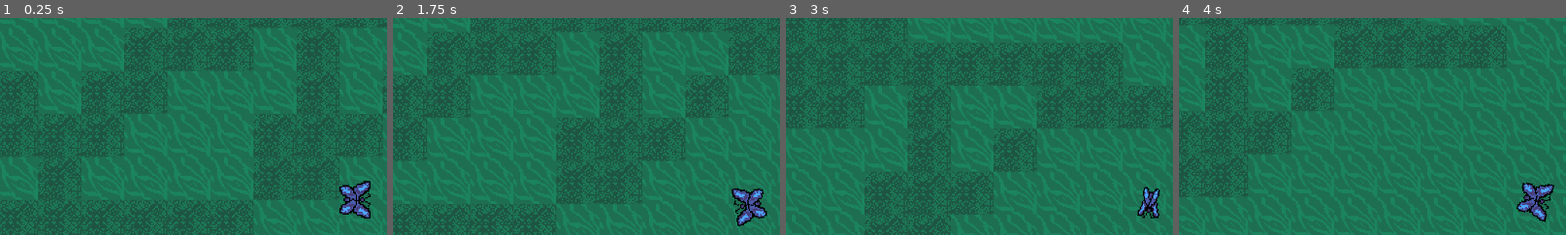
Above: before the commit, frames 1-4 (left to right).
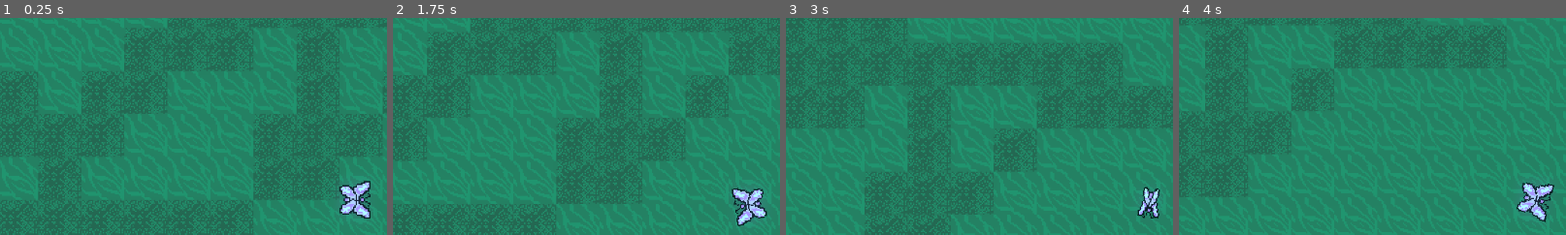
Above: after the commit, the same moments.

Repository: Zaiyai/ButterflyGame
Game: Godot game, scene res://level/world.tscn
The game is run twice, just before and just after one commit, with the same random seed, the same clock (stepped at 60 frames per second) and the same inputs.
Inputs (mouse positions are % of the whole screen's width and height, from its top left):
- Up to frame 1 (0.25 s): no input
- Up to frame 2 (1.75 s): tap Enter at 0.5 s; move the mouse to (72, 45) at 0.52 s; click (72, 45) at 0.6 s; move the mouse to (30, 55) at 1.27 s; click (30, 55) at 1.35 s
- Up to frame 3 (3 s): move the mouse to (60, 28) at 2.02 s; click (60, 28) at 2.1 s; move the mouse to (45, 70) at 2.77 s; click (45, 70) at 2.85 s
- Up to frame 4 (4 s): tap Space at 3.5 s; move the mouse to (80, 65) at 3.52 s; click (80, 65) at 3.6 s
The pictures show only the part of the screen within x 1-51%, y 8-57%; the shares and areas given below are measured in that part.

The runs differ from the first frame. In frame 1, 1.4% of the frame differs, in the area x 86-97%, y 74-93%; in frame 2, 1.4%; in frame 3, 0.7%; in frame 4, 1.5%, in the area x 86-97%, y 74-95%.

Commit message:
Added glow to player character

Diff:
--- a/player/player.tscn
+++ b/player/player.tscn
@@ -55,6 +55,11 @@
 states/fly/position = Vector2(377, 100)
 transitions = ["Start", "fly", SubResource("AnimationNodeStateMachineTransition_g1dw6")]
 
+[sub_resource type="Environment" id="Environment_rkbax"]
+background_mode = 3
+glow_enabled = true
+glow_bloom = 1.0
+
 [node name="CharacterBody2D" type="CharacterBody2D" unique_id=1522574350]
 collision_mask = 2
 script = ExtResource("1_ebx5c")
@@ -65,6 +70,7 @@
 shape = SubResource("RectangleShape2D_yw30f")
 
 [node name="Sprite2D" type="Sprite2D" parent="." unique_id=1412860305]
+modulate = Color(2.2241454, 2.2241454, 2.2241454, 1)
 texture = ExtResource("2_rkbax")
 hframes = 4
 vframes = 4
@@ -81,3 +87,6 @@
 [node name="AnimationTree" type="AnimationTree" parent="." unique_id=1560177120]
 tree_root = SubResource("AnimationNodeStateMachine_rkbax")
 anim_player = NodePath("../AnimationPlayer")
+
+[node name="WorldEnvironment" type="WorldEnvironment" parent="." unique_id=1822333495]
+environment = SubResource("Environment_rkbax")
--- a/project.godot
+++ b/project.godot
@@ -60,3 +60,4 @@
 
 textures/canvas_textures/default_texture_filter=0
 rendering_device/driver.windows="d3d12"
+viewport/hdr_2d=true
